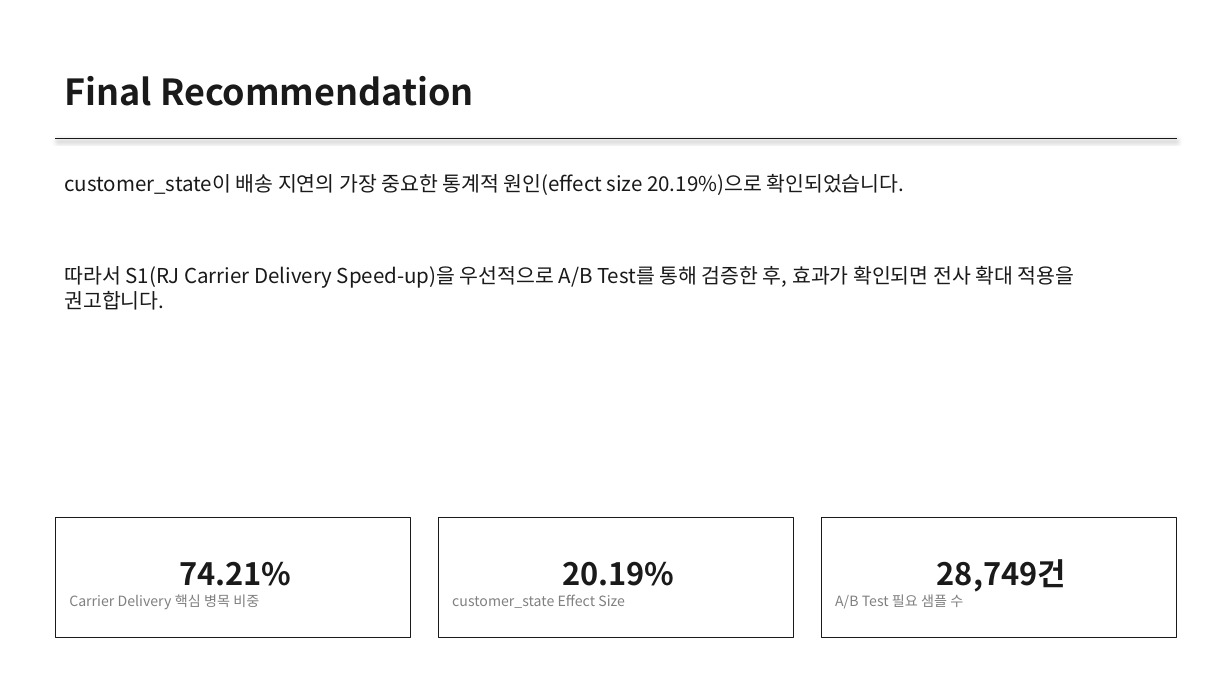
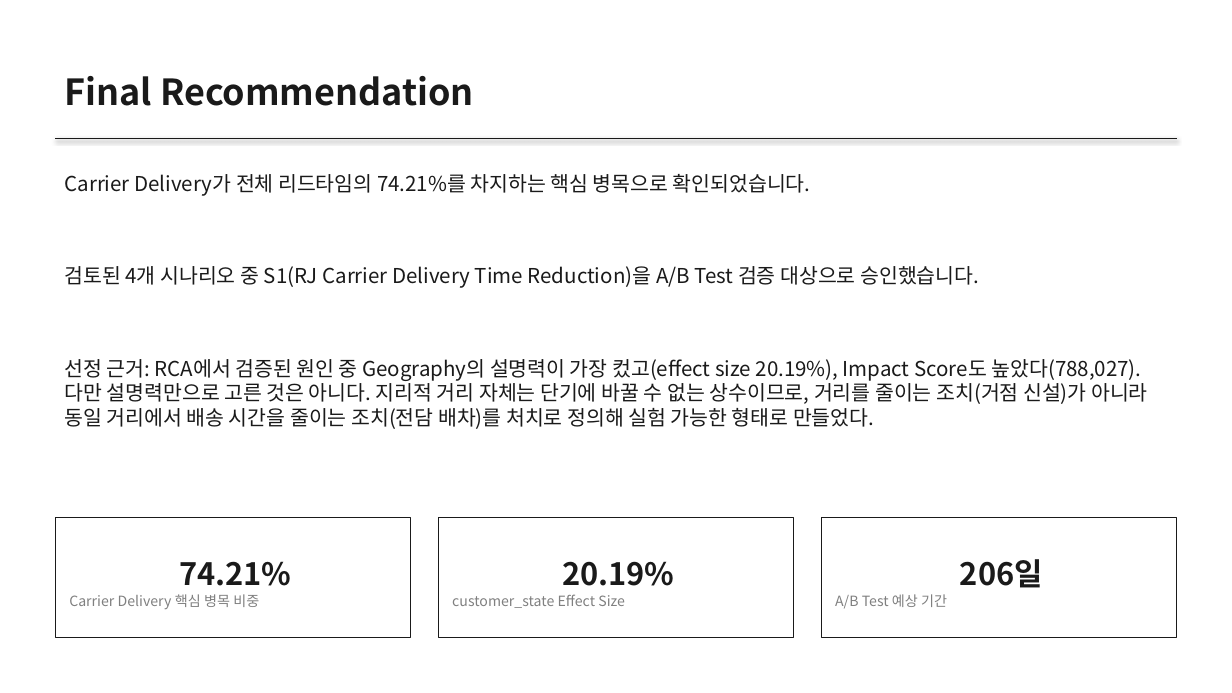
Before and after one commit to JunheePark0224/Olist-BPM-Agent, a slide deck: slide 13 of agent/outputs/executive_report.pptx. Drawn at 1232x693 pixels with LibreOffice and Linux fonts; fonts in the diff are those of the drawing. Boxes give left, top, right and bottom in pixels: in the first picture for what was removed or moved away, otherwise in the second. Text is boxed around its words. In the diff, an @@ line names an element or a change of style, - is before the commit and + after.

```diff
--- a/agent/outputs/executive_report.pptx
+++ b/agent/outputs/executive_report.pptx
@@ text at [65, 174, 811, 196]: text changed @@
-customer_state이 배송 지연의 가장 중요한 통계적 원인(effect size 20.19%)으로 확인되었습니다.
+Carrier Delivery가 전체 리드타임의 74.21%를 차지하는 핵심 병목으로 확인되었습니다.
@@ text at [65, 266, 979, 288]: text changed @@
-따라서 S1(RJ Carrier Delivery Speed-up)을 우선적으로 A/B Test를 통해 검증한 후, 효과가 확인되면 전사 확대 적용을 권고합니다.
+검토된 4개 시나리오 중 S1(RJ Carrier Delivery Time Reduction)을 A/B Test 검증 대상으로 승인했습니다.
@@ text added at [65, 359, 1148, 429], 16 pt, text #1A1A1A @@
+선정 근거: RCA에서 검증된 원인 중 Geography의 설명력이 가장 컸고(effect size 20.19%), Impact Score도 높았다(788,027). 다만 설명력만으로 고른 것은 아니다. 지리적 거리 자체는 단기에 바꿀 수 없는 상수이므로, 거리를 줄이는 조치(거점 신설)가 아니라 동일 거리에서 배송 시간을 줄이는 조치(전담 배차)를 처치로 정의해 실험 가능한 형태로 만들었다.
@@ text in rectangle at [835, 594, 947, 609]: text changed @@
-28,749건
-A/B Test 필요 샘플 수
+206일
+A/B Test 예상 기간
```
Also in this commit, not shown: 6 other slides changed, 2 slides added, 2 slides removed, 33 other files.
